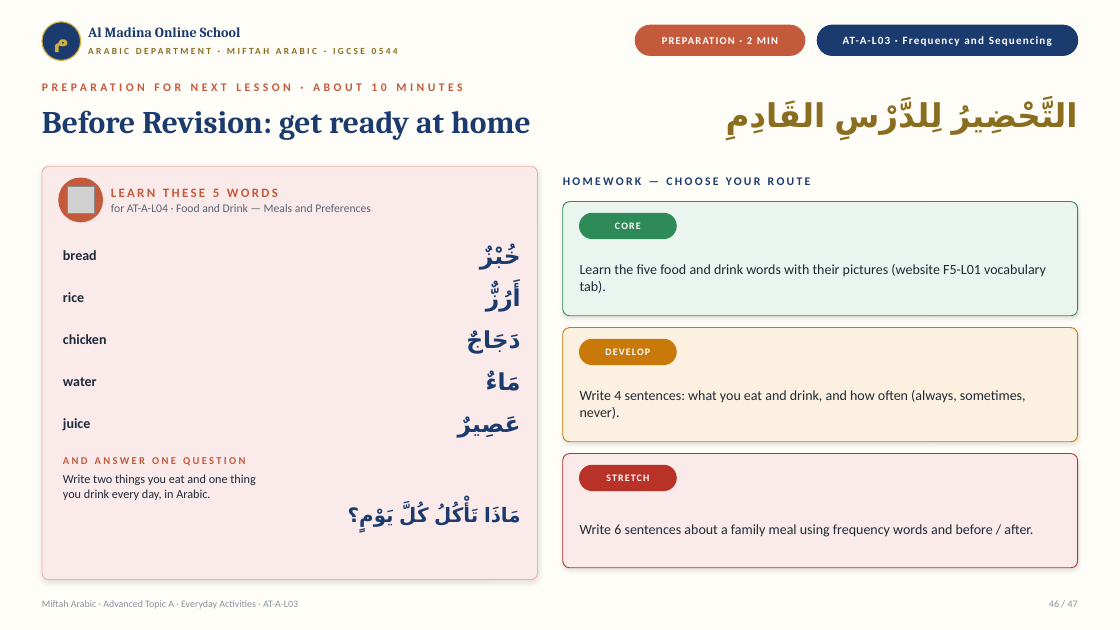
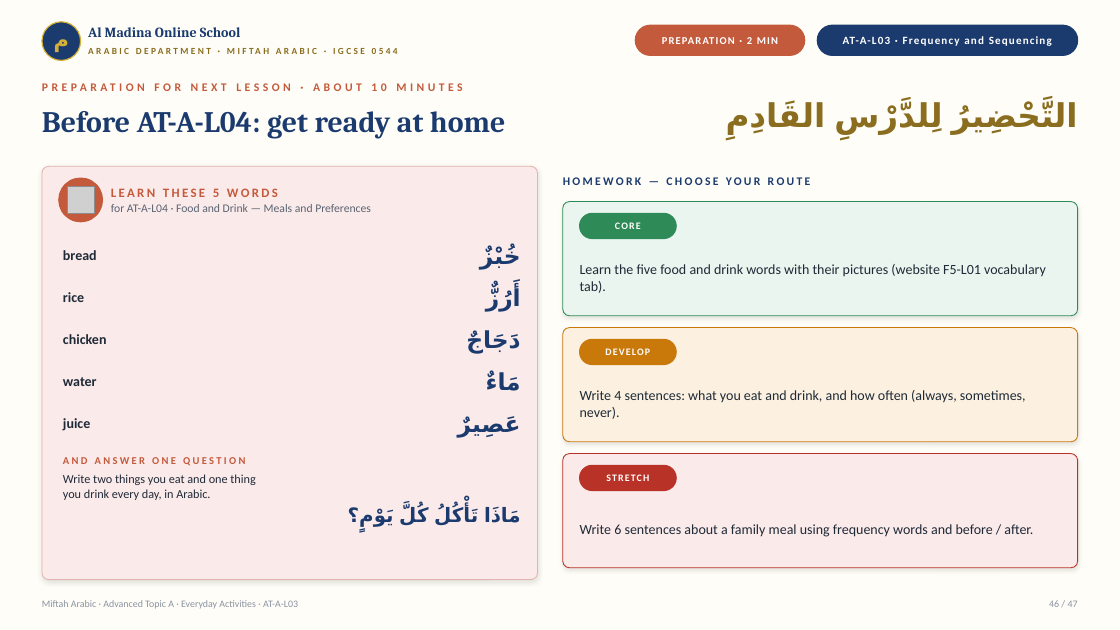
Before and after one commit to Linat1/Miftah_arabic, a slide deck: slide 46 of Topic_A/AT-A-L03_Frequency_Sequencing_and_Communication.pptx. Drawn at 1120x630 pixels with LibreOffice and Linux fonts; fonts in the diff are those of the drawing; grey boxes stand for pictures. Boxes give left, top, right and bottom in pixels: in the first picture for what was removed or moved away, otherwise in the second. Text is boxed around its words. In the diff, an @@ line names an element or a change of style, - is before the commit and + after.

```diff
--- a/Topic_A/AT-A-L03_Frequency_Sequencing_and_Communication.pptx
+++ b/Topic_A/AT-A-L03_Frequency_Sequencing_and_Communication.pptx
@@ text at [42, 111, 505, 139]: text changed; size 27 to 25.5 pt @@
-Before Revision: get ready at home
+Before AT-A-L04: get ready at home
```
Also in this commit, not shown: 1 other slide changed, 13 other files.
